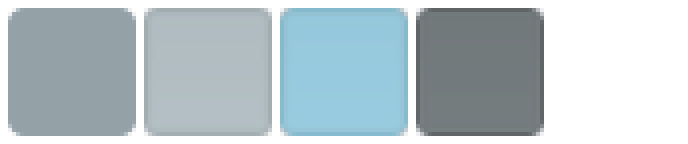
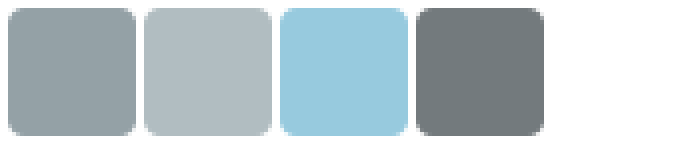
Revision of a layered 688px x 144px image; what changed, layer by layer:
removed layer "TextFieldPanelHovered" (1st of 3, in "Disable") from group "Disable" over [416, 8, 544, 136]
painted on "Слой 2" (1st of 2, in "Disable") over [144, 8, 544, 136]
removed layer "TextFieldPanelHovered" (2nd of 3, in "Focus") from group "Focus" over [280, 8, 408, 136]
painted on "Слой 2" (2nd of 2, in "Focus") over [144, 8, 544, 136]
painted on "TextFieldPanelHovered" (in "Hover") over [144, 8, 544, 136]
